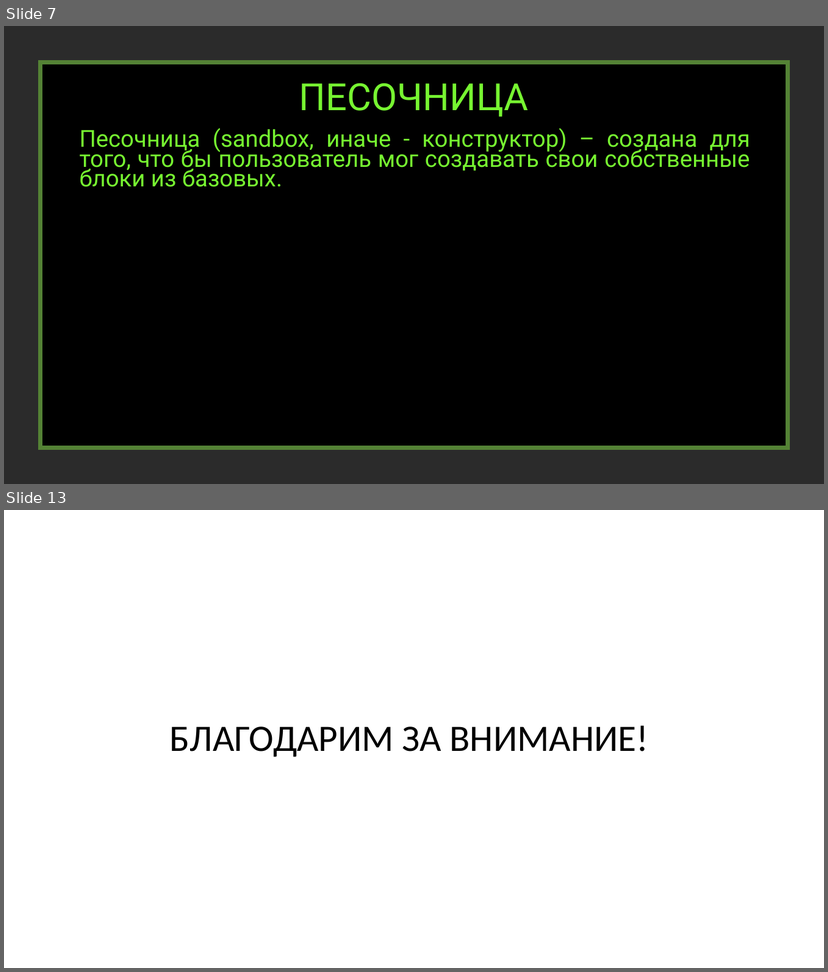
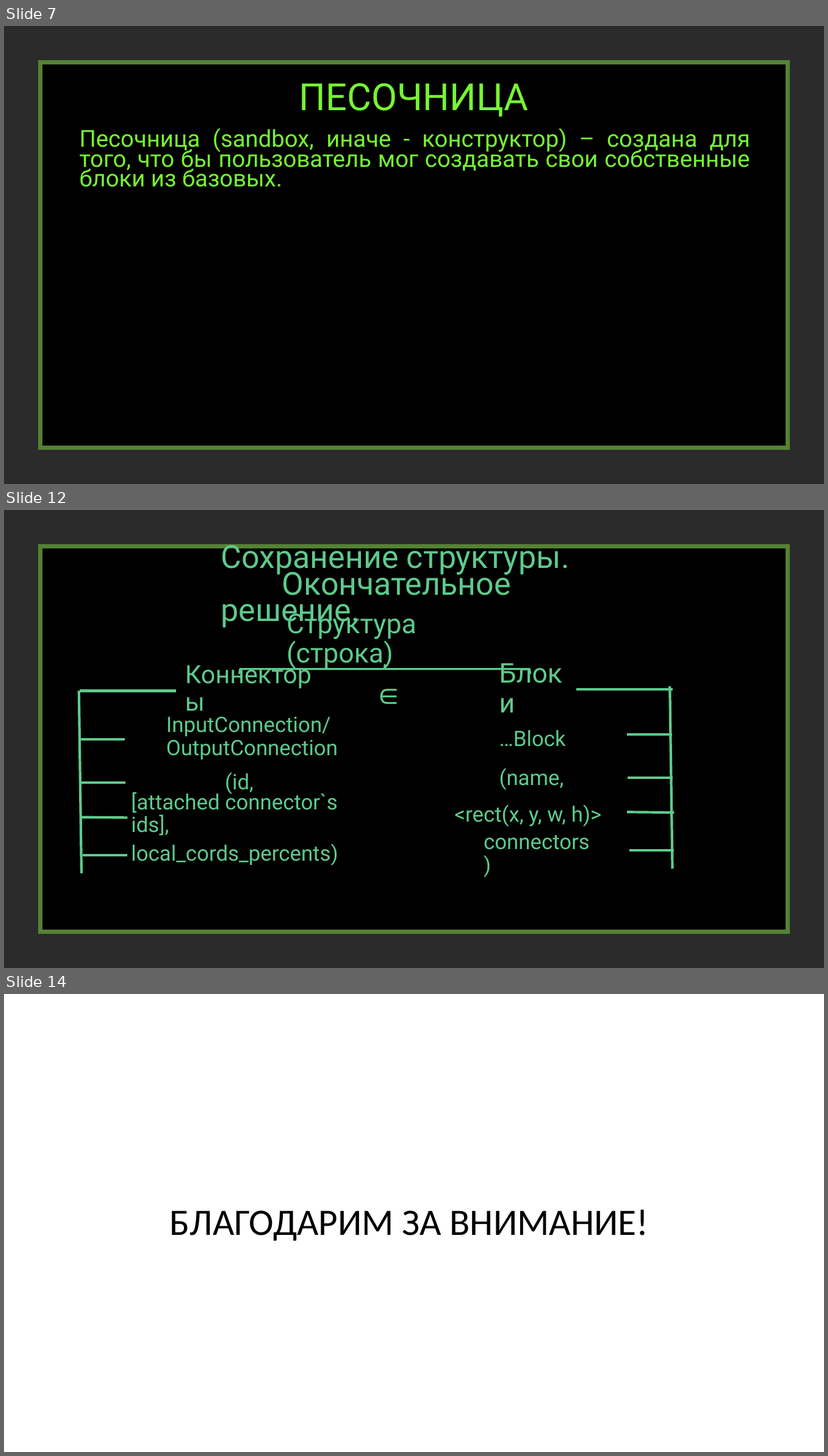
Before and after one commit to creativepix/Pygame_Logic_Functions, a slide deck: presentation.pptx. Shown one above the other, each under a label of ours: slides 7 and 13 before the commit, slides 7, 12 and 14 after it; the slides between them are not shown. The pictures are 828x972 and 828x1456 pixels, drawn with LibreOffice and Linux fonts; fonts in the diff are those of the drawing; background and template pictures are left out; a plain dark background stands for a picture behind light text. Boxes give left, top, right and bottom in pixels: in the first picture for what was removed or moved away, otherwise in the second. Text is boxed around its words. In the diff, an @@ line names an element or a change of style, - is before the commit and + after.

```diff
--- a/presentation.pptx
+++ b/presentation.pptx
@@ slide 12 added at bbox=[4, 510, 824, 968], background picture (left out) @@
@@ rectangle added at bbox=[40, 546, 787, 932], fill #000000, outline #548235 5 pt @@
@@ text added at bbox=[221, 539, 569, 629], 37.3 pt, text #5ECA8C @@
+Сохранение структуры. Окончательное решение.
@@ text added at bbox=[286, 608, 416, 670], 32 pt, text #5ECA8C @@
+Структура (строка)
@@ text added at bbox=[179, 664, 326, 714], 29.6 pt, text #5ECA8C @@
+Коннекторы
@@ left brace added at bbox=[239, 664, 530, 673], outline #5ECA8C 2.25 pt @@
@@ text added at bbox=[367, 669, 395, 720], 36 pt, text #5ECA8C @@
+∈
@@ text added at bbox=[493, 664, 579, 714], 32 pt, text #5ECA8C @@
+Блоки
@@ line added from (78, 691) to (81, 873), #5ECA8C 3 pt @@
@@ line added from (80, 691) to (175, 691), #5ECA8C 3 pt @@
@@ line added from (576, 689) to (672, 689), #5ECA8C 3 pt @@
@@ line added from (670, 686) to (672, 869), #5ECA8C 3 pt @@
@@ text added at bbox=[166, 717, 338, 759], 25 pt, text #5ECA8C @@
+InputConnection/
+OutputConnection
@@ line added from (80, 739) to (125, 739), #5ECA8C 3 pt @@
@@ text added at bbox=[499, 730, 566, 747], 25 pt, text #5ECA8C @@
+…Block
@@ line added from (627, 734) to (671, 734), #5ECA8C 3 pt @@
@@ line added from (80, 783) to (126, 783), #5ECA8C 3 pt @@
@@ text added at bbox=[225, 772, 253, 794], 25 pt, text #5ECA8C @@
+(id,
@@ text added at bbox=[499, 768, 564, 790], 25 pt, text #5ECA8C @@
+(name,
@@ line added from (627, 778) to (672, 778), #5ECA8C 3 pt @@
@@ text added at bbox=[131, 790, 338, 836], 25 pt, text #5ECA8C @@
+[attached connector`s ids],
@@ line added from (80, 817) to (127, 817), #5ECA8C 3 pt @@
@@ text added at bbox=[454, 805, 602, 827], 25 pt, text #5ECA8C @@
+<rect(x, y, w, h)>
@@ line added from (627, 812) to (674, 813), #5ECA8C 3 pt @@
@@ text added at bbox=[483, 835, 590, 850], 25 pt, text #5ECA8C @@
+connectors)
@@ line added from (82, 855) to (127, 855), #5ECA8C 3 pt @@
@@ text added at bbox=[131, 844, 338, 866], 25 pt, text #5ECA8C @@
+local_cords_percents)
@@ line added from (629, 850) to (674, 850), #5ECA8C 3 pt @@
@@ what was slide 13 is now slide 14 @@
```
Also in this commit, not shown: 3 slides changed, 2 other slides added, 2 slides removed.
